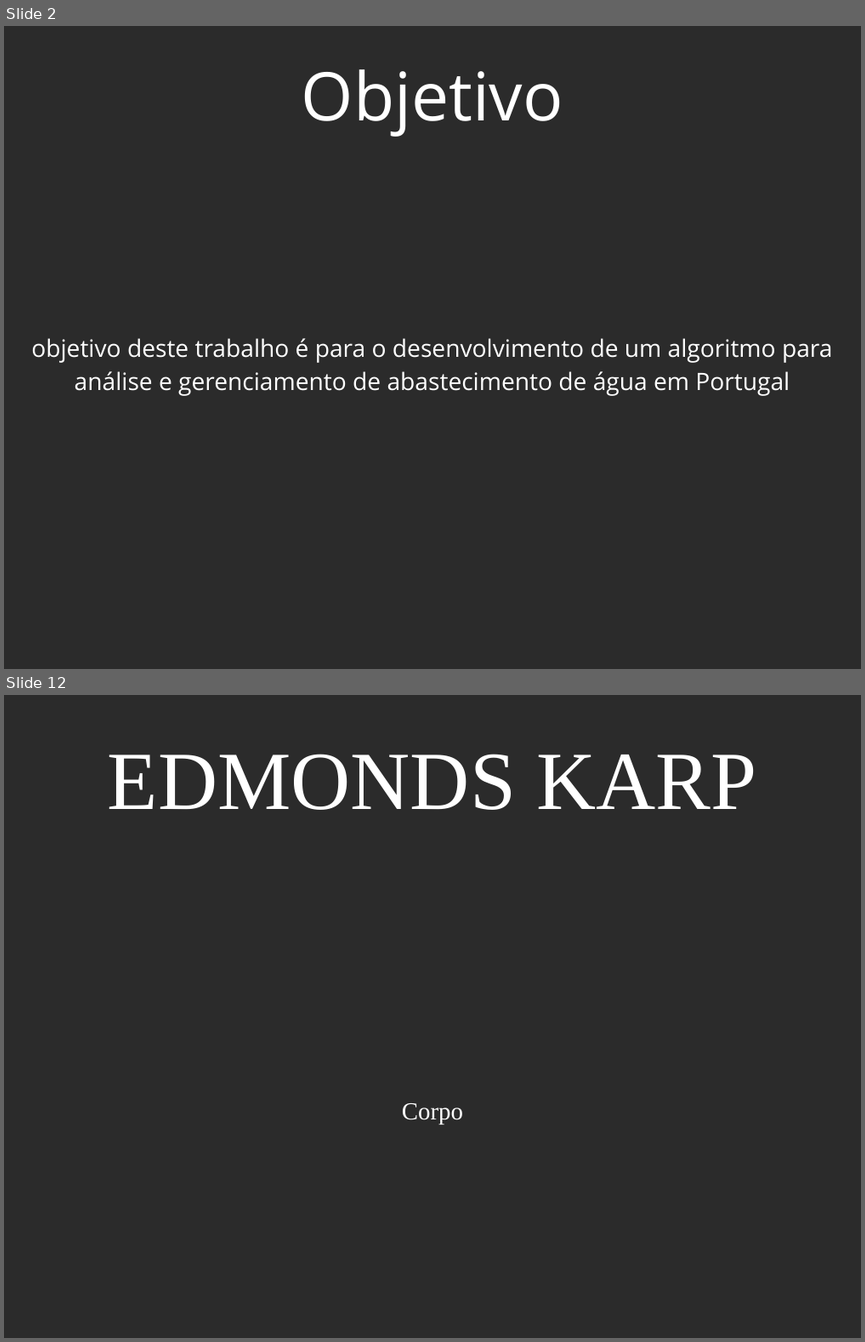
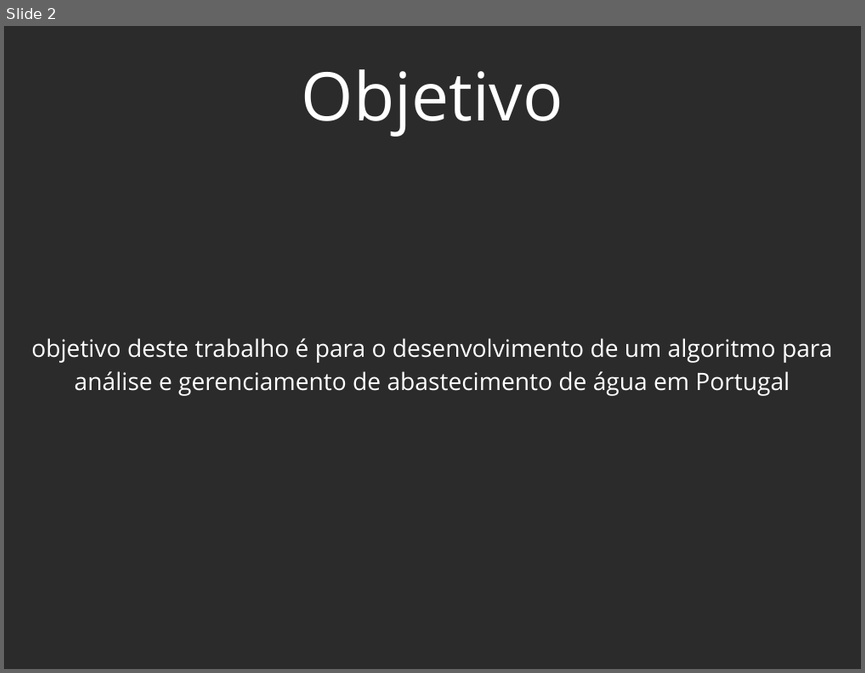
Before and after one commit to AngeloOliveira2004/DA_1st_Project, a slide deck: Neat Water Supply Presentation.pptx. Shown one above the other, each under a label of ours: slides 2 and 12 before the commit, slide 2 after it; the slides between them are not shown. The pictures are 865x1342 and 865x673 pixels, drawn with LibreOffice and Linux fonts; fonts in the diff are those of the drawing; background and template pictures are left out; a plain dark background stands for a picture behind light text. Boxes give left, top, right and bottom in pixels: in the first picture for what was removed or moved away, otherwise in the second. Text is boxed around its words. In the diff, an @@ line names an element or a change of style, - is before the commit and + after.

```diff
--- a/Neat Water Supply Presentation.pptx
+++ b/Neat Water Supply Presentation.pptx
@@ slide 12 removed at bbox=[4, 695, 861, 1338], background picture (left out) @@
@@ text removed at bbox=[108, 754, 756, 810] @@
-EDMONDS KARP
@@ text removed at bbox=[402, 1103, 463, 1124] @@
-Corpo
```
Also in this commit, not shown: 6 slides changed, 12 slides added, 11 other slides removed.
